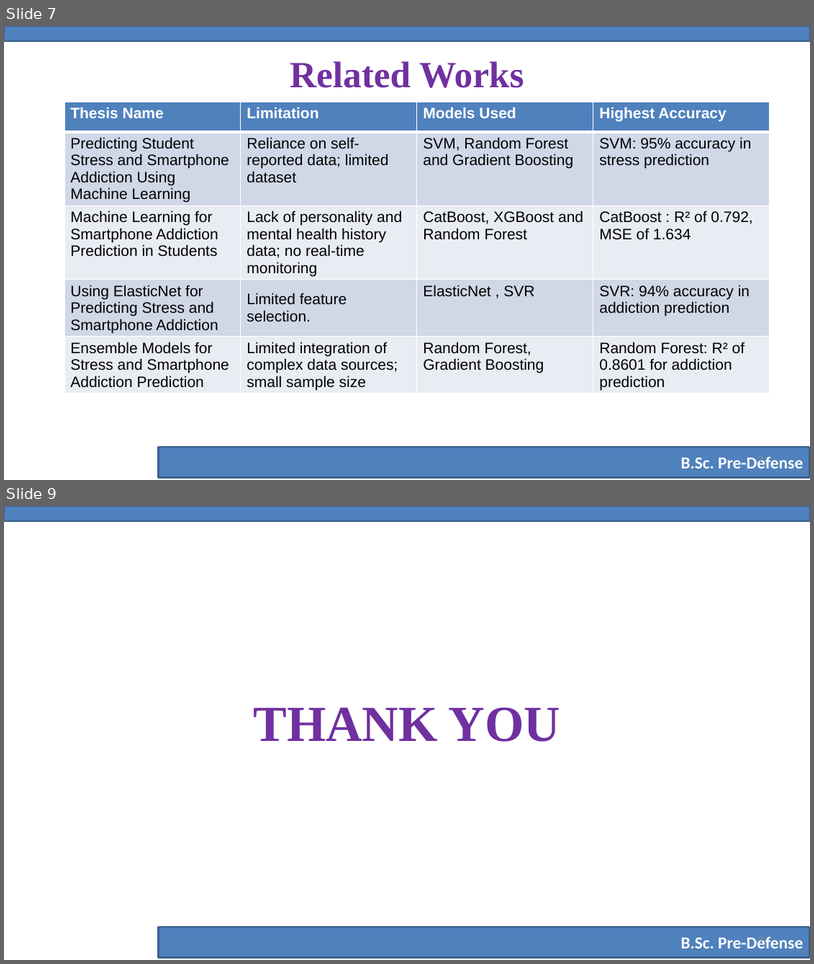
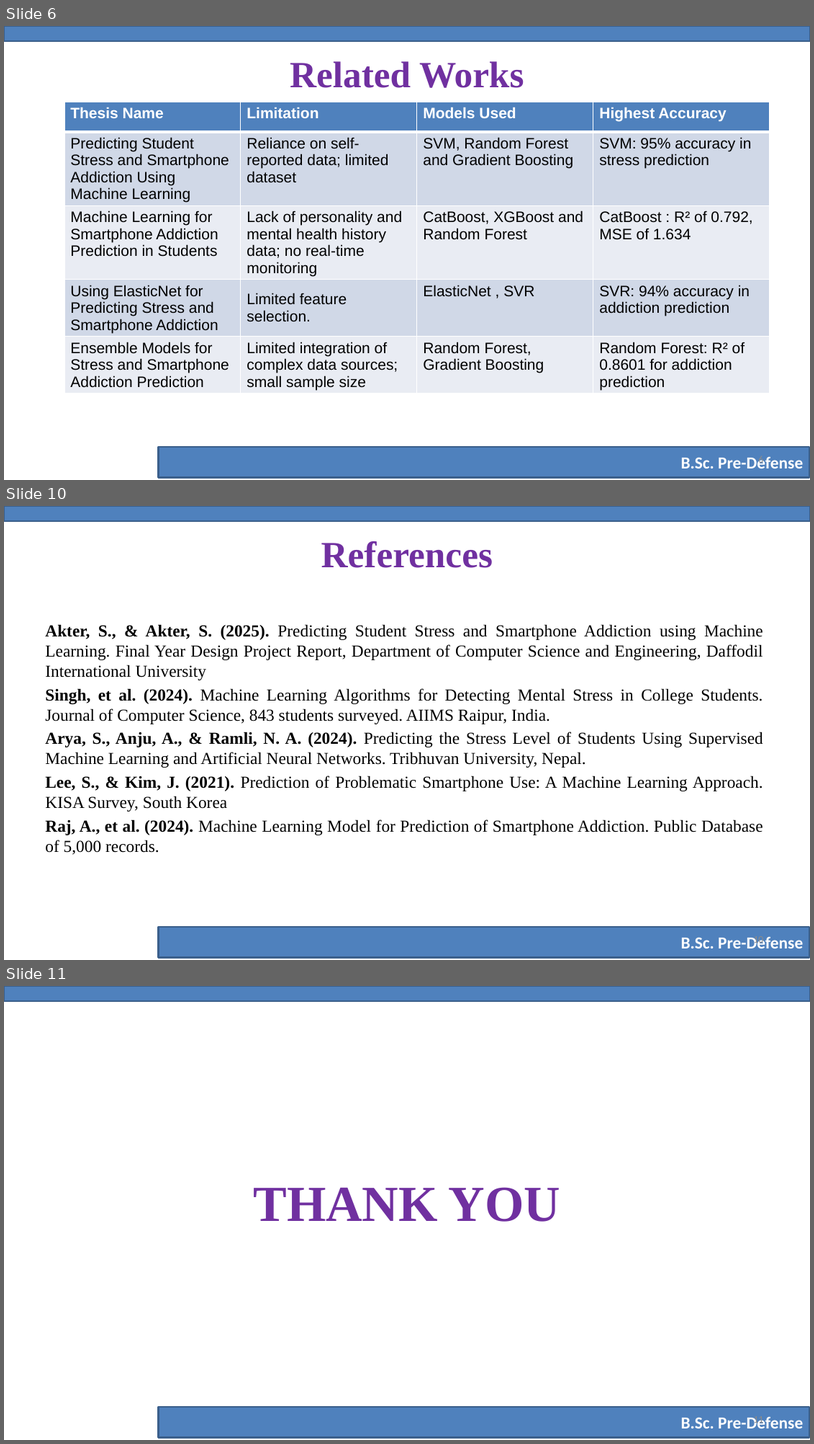
Before and after one commit to yeaminsakib/project, a slide deck: Stress_Prediction/Pre-Defense-Slide-Template.pptx. Shown one above the other, each under a label of ours: slides 7 and 9 before the commit, slides 6, 10 and 11 after it; the slides between them are not shown. The pictures are 814x964 and 814x1444 pixels, drawn with LibreOffice and Linux fonts; fonts in the diff are those of the drawing; background and template pictures are left out. Boxes give left, top, right and bottom in pixels: in the first picture for what was removed or moved away, otherwise in the second. Text is boxed around its words. In the diff, an @@ line names an element or a change of style, - is before the commit and + after.

```diff
--- a/Stress_Prediction/Pre-Defense-Slide-Template.pptx
+++ b/Stress_Prediction/Pre-Defense-Slide-Template.pptx
@@ slide 10 added at bbox=[4, 506, 810, 960], background #FFFFFF; not listed: 2 template elements that a slide beside it also shows @@
@@ title added at bbox=[322, 541, 493, 568], 44 pt, text #7030A0, bold @@
+References
@@ text added at bbox=[45, 624, 764, 854], 20 pt, text #000000 @@
+Akter, S., & Akter, S. (2025). Predicting Student Stress and Smartphone Addiction using Machine Learning. Final Year Design Project Report, Department of Computer Science and Engineering, Daffodil International University
+Singh, et al. (2024). Machine Learning Algorithms for Detecting Mental Stress in College Students. Journal of Computer Science, 843 students surveyed. AIIMS Raipur, India.
+Arya, S., Anju, A., & Ramli, N. A. (2024). Predicting the Stress Level of Students Using Supervised Machine Learning and Artificial Neural Networks. Tribhuvan University, Nepal.
+Lee, S., & Kim, J. (2021). Prediction of Problematic Smartphone Use: A Machine Learning Approach. KISA Survey, South Korea
+Raj, A., et al. (2024). Machine Learning Model for Prediction of Smartphone Addiction. Public Database of 5,000 records.
@@ page number added at bbox=[754, 936, 764, 945], 12 pt, text #8C8C8C @@
+10
@@ what was slide 7 is now slide 6 @@
@@ page number at bbox=[759, 456, 764, 465]: text changed @@
-7
+6
@@ what was slide 9 is now slide 11 @@
@@ page number at bbox=[754, 1416, 764, 1425]: text changed @@
-9
+11
```
Also in this commit, not shown: 6 slides changed, 1 other slide added, 15 other files.
